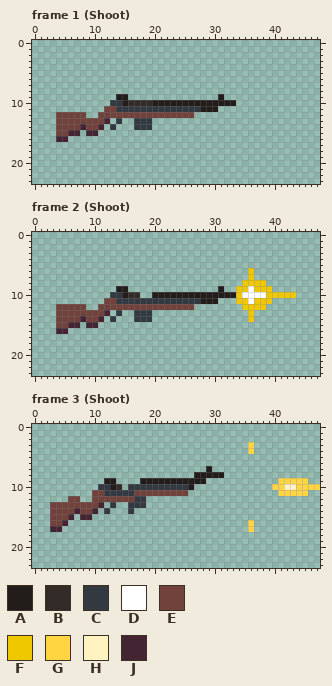
Edited in one commit: pixel-art file (assets/M14.ase). Above: the version before the commit.
48x24 pixels, 17 frames. Shown: frame 1 (Shoot), frame 2 (Shoot), frame 3 (Shoot). The commit also changed other frames, which this record leaves out.
Palette (. is transparent): A #221c1a  B #322b28  C #333941  D #ffffff  E #71413b  F #f0c800  G #ffd541  H #fef3c0  J #422433
Pixels before, frame 1 (Shoot), first column x 4:
 9 ..........AA...............A..
10 .........CCABBBBAAAAAAAAAAAAAA
11 ........EECCCCCCCCCCCCCCAAA...
12 EEEEE..EEEEEEEEEEEEEEEE.......
13 EEEEEEEEJ.C..CCC..............
14 EEEEJEEJ.C...CCC..............
15 EEJJ.JJ.......................
16 JJ............................
Pixels before, frame 2 (Shoot), first column x 4:
 6 ................................F.......
 7 ................................F.......
 8 ...............................FFFF.....
 9 ..........AA...............A..FFDFFF....
10 .........CCABB..AAAAAAAAAAAAAAFDDDDFFFFF
11 ........EECCCCCCCCCCCCCCAAA...FFDFFF....
12 EEEEE..EEEEEEEEEEEEEEEE........FFFF.....
13 EEEEEEEEJ.C..CCC................F.......
14 EEEEJEEJ.C...CCC................F.......
15 EEJJ.JJ.................................
16 JJ......................................
Pixels before, frame 3 (Shoot), first column x 3:
 3 .................................G...........
 4 .................................G...........
 5 .............................................
 6 .............................................
 7 ..........................A..................
 8 ........................AAAAA................
 9 .........AA....AAAAAAAAAAA............GGGGG..
10 ........CCAB.CCCCCCCCCCA.............GGHHGGGG
11 .......EECCCCCEEEEEEEEE...............GGGGG..
12 ...EE..EEEEEEECC.............................
13 EEEEEEEEJ.C..CCC.............................
14 EEEEJEEJ.C...C...............................
15 EEEJ.JJ......................................
16 EEJ..............................G...........
17 JJ...............................G...........
New version:
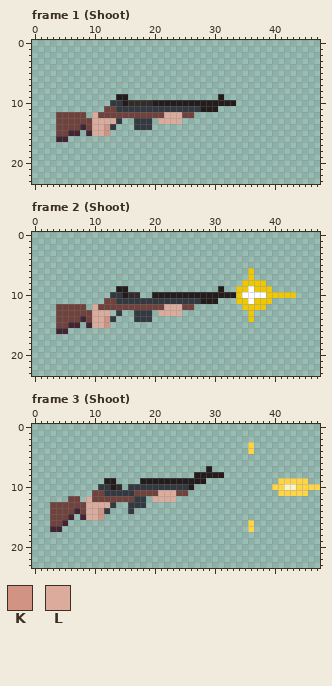
Colours new in this view: K #d19384  L #dcab9b
Changes in this commit:
layer "Weapon" added
layer "Hands" added
layer "Layer 1" removed
Changed rows in their new state; - is an unchanged pixel.
Frame 1 (Shoot), layer "Hands":
first column x 10:
12 L-----------LLL
13 LLLL-------LLLL
14 LLK------------
15 LLK------------
Frame 2 (Shoot), layer "Hands":
first column x 10:
12 L-----------LLL
13 LLL--------LLLL
14 LLK------------
15 LLK------------
Frame 3 (Shoot), layer "Hands":
first column x 9:
11 ------------LLL
12 L----------LLLL
13 LLLL-----------
14 LLK------------
15 LLK------------
Where, in picture pixels (left, top, right, bottom), the same in both pictures:
changed: (92, 112, 116, 136)
changed: (158, 112, 182, 124)
changed: (92, 304, 110, 328)
changed: (158, 304, 182, 316)
changed: (152, 490, 176, 502)
changed: (86, 496, 110, 520)
